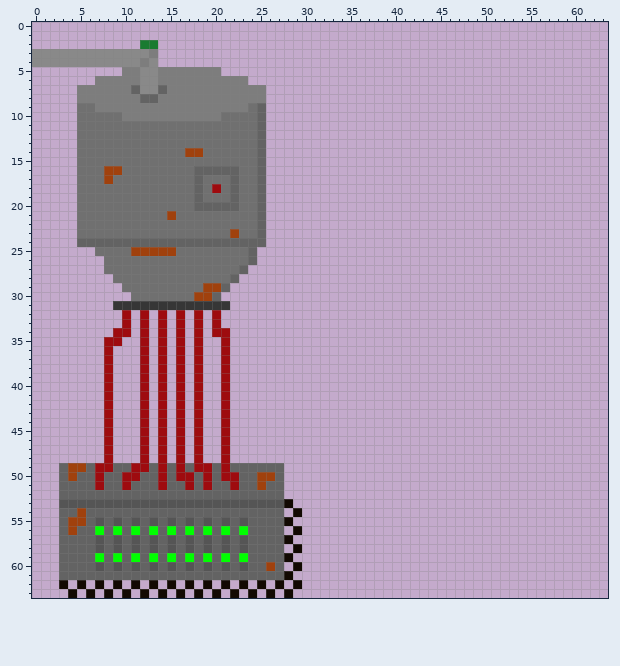
Pixel-art sprite -- sprites/Spr_AlgaeProcessor/layers/85a0db84-29c7-48b7-b8b2-bb4ce79a39cb/398281d8-dd58-478c-8d54-1e4d6ad9c318.png. That is the earlier state.
The file is 64x64 pixels.
After:
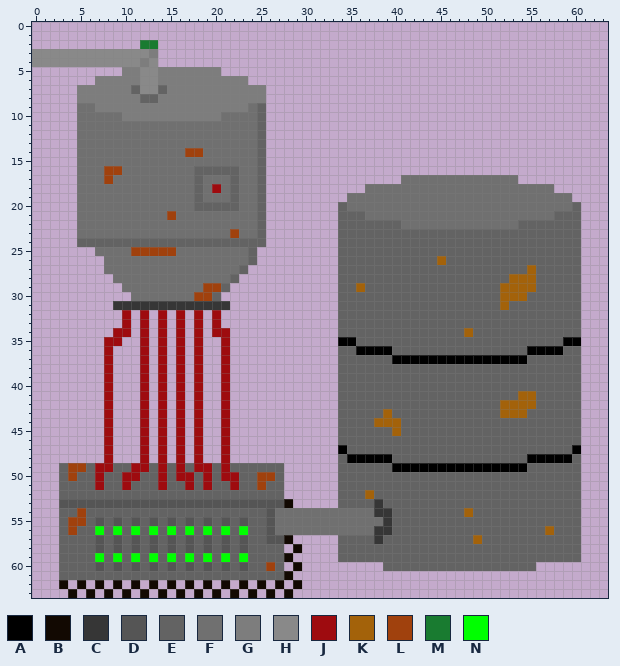
Palette (. is transparent): A #000000  B #120902  C #363636  D #555555  E #636363  F #707070  G #7d7d7d  H #898989  J #9e0b0f  K #a3620a  L #a0410d  M #197b30  N #00ff00
The exact change:
Colour A now appears in row 35 at x 34 to 35 and 59 to 60; in row 36 at x 36 to 39 and 55 to 58; in row 37 at x 40 to 54; in row 47 at x 34 and 60; in row 48 at x 35 to 39 and 55 to 59; in row 49 at x 40 to 54.
Colour C now appears in row 53 at x 38; in row 54 at x 38 to 39; in row 55 at x 39; in row 56 at x 38 to 39; in row 57 at x 38.
The author changed colour E to colour D in rows 54 to 56 at x 26; in row 57 at x 26 to 27.
Colour E now appears in row 20 at x 34 and 60; in row 21 at x 34 to 36 and 58 to 60; in row 22 at x 34 to 40 and 54 to 60; in rows 23 to 25 at x 34 to 60; in row 26 at x 34 to 44 and 46 to 60; in row 27 at x 34 to 54 and 56 to 60.
Colour E now appears in row 28 at x 34 to 52 and 56 to 60; in row 29 at x 34 to 35, 37 to 51 and 56 to 60; in row 30 at x 34 to 51 and 55 to 60; in row 31 at x 34 to 51 and 53 to 60; in rows 32 to 33 at x 34 to 60; in row 34 at x 34 to 47 and 49 to 60.
Colour E now appears in row 35 at x 36 to 58; in row 36 at x 34 to 35, 40 to 54 and 59 to 60; in row 37 at x 34 to 39 and 55 to 60; in rows 38 to 40 at x 34 to 60; in row 41 at x 34 to 53 and 56 to 60; in row 42 at x 34 to 51 and 56 to 60.
Colour E now appears in row 43 at x 34 to 38, 40 to 51 and 55 to 60; in row 44 at x 34 to 37 and 41 to 60; in row 45 at x 34 to 39 and 41 to 60; in row 46 at x 34 to 60; in row 47 at x 35 to 59; in row 48 at x 34, 40 to 54 and 60.
Colour E now appears in row 49 at x 34 to 39 and 55 to 60; in rows 50 to 51 at x 34 to 60; in row 52 at x 34 to 36 and 38 to 60; in row 53 at x 34 to 37 and 39 to 60; in row 54 at x 40 to 47 and 49 to 60; in row 55 at x 40 to 60.
Colour E now appears in row 56 at x 40 to 56 and 58 to 60; in row 57 at x 34 to 37, 39 to 48 and 50 to 60; in rows 58 to 59 at x 34 to 60; in row 60 at x 39 to 55.
Colour F now appears in row 17 at x 41 to 53; in row 18 at x 37 to 57; in rows 19 to 20 at x 35 to 59; in row 21 at x 37 to 57; in row 22 at x 41 to 53; in row 54 at x 28 and 30 to 37.
Colour F now appears in row 55 at x 29 to 38; in row 56 at x 28 and 30 to 37.
The author changed colour B to colour F in row 54 at x 29; in row 55 at x 28; in row 56 at x 29.
The author changed colour E to colour F in rows 54 to 56 at x 27.
Colour K now appears in row 26 at x 45; in row 27 at x 55; in row 28 at x 53 to 55; in row 29 at x 36 and 52 to 55; in row 30 at x 52 to 54; in row 31 at x 52.
Colour K now appears in row 34 at x 48; in row 41 at x 54 to 55; in row 42 at x 52 to 55; in row 43 at x 39 and 52 to 54; in row 44 at x 38 to 40; in row 45 at x 40.
Colour K now appears in row 52 at x 37; in row 54 at x 48; in row 56 at x 57; in row 57 at x 49.
